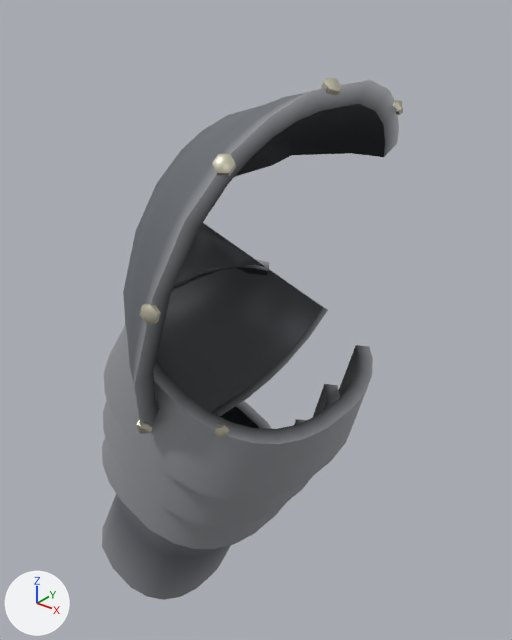
The glTF model www/proto3d/models/beth/equipment/generic_male/generic_male_plate_shoulder_R_lod1.glb as it was, and as the next commit left it.
Camera for both pictures: a 50 mm lens placed at (0.073, -0.446, 1.701), pointed at (-0.226, -0.073, 1.47). The axes (+X, +Y, +Z) are drawn at lower left. The lights are the same throughout. The picture after the commit comes second. Vertices at exactly the same position are counted once.

The first picture shows 'shoulder_R_lod1'.
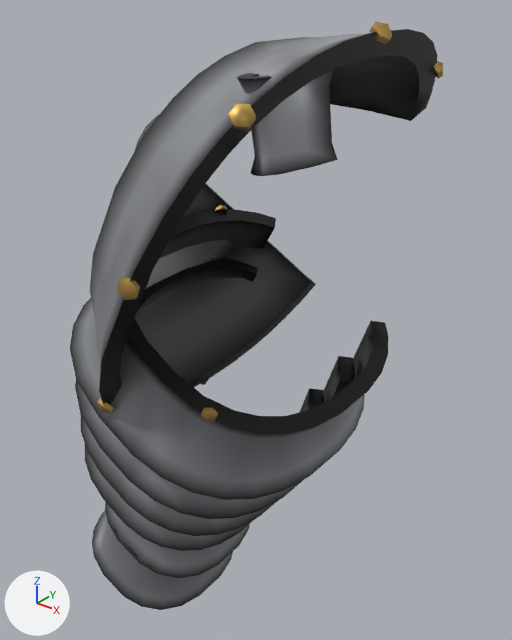
Boxes [x1, y1, x2, y2] around the edits, measured in the pictures (512 x 640 px; the box of a moved part takes in the faces that stretch with it):
'shoulder_R_lod1', reshaped (24% wider, 13% taller)
    before: [102, 78, 403, 600]
    after: [70, 22, 443, 610]
part 1 of me_shoulder_r_001, moved or reshaped
    before: [393, 99, 403, 115]
    after: [434, 61, 443, 79]
part 2 of me_shoulder_r_001, moved or reshaped
    before: [321, 78, 343, 96]
    after: [369, 22, 392, 44]
part 3 of me_shoulder_r_001, moved or reshaped
    before: [212, 154, 236, 176]
    after: [228, 103, 256, 130]
part 4 of me_shoulder_r_001, moved or reshaped
    before: [139, 304, 161, 324]
    after: [117, 277, 140, 300]
part 5 of me_shoulder_r_001, moved or reshaped
    before: [136, 420, 153, 434]
    after: [97, 398, 115, 413]
part 6 of me_shoulder_r_001, moved or reshaped (not visible before)
    after: [215, 205, 227, 212]
part 7 of me_shoulder_r_001, moved or reshaped
    before: [213, 424, 229, 438]
    after: [201, 407, 218, 422]
part 8 of me_shoulder_r_001, rebuilt (26% wider, 6% taller)
    before: [123, 80, 399, 433]
    after: [90, 29, 437, 405]
part 9 of me_shoulder_r_001, rebuilt
    before: [102, 401, 272, 600]
    after: [105, 502, 250, 578]
part 10 of me_shoulder_r_001, rebuilt (8% taller)
    before: [104, 259, 373, 501]
    after: [75, 257, 355, 519]
part 11 of me_shoulder_r_001, rebuilt
    before: [103, 384, 340, 527]
    after: [81, 388, 325, 536]
part 12 of me_shoulder_r_001, rebuilt
    before: [102, 419, 306, 549]
    after: [85, 379, 255, 551]
part 13 of me_shoulder_r_001, added
    after: [70, 210, 388, 500]
part 14 of me_shoulder_r_001, added
    after: [92, 511, 233, 610]
part 15 of me_shoulder_r_001, added
    after: [237, 69, 338, 176]

Diff of the bpy script that builds the scene:
```diff
--- a/www/proto3d/models/beth/equipment/generic_male/generic_male_plate_shoulder_R_lod1.glb.py
+++ b/www/proto3d/models/beth/equipment/generic_male/generic_male_plate_shoulder_R_lod1.glb.py
@@ me_shoulder_r_001 @@
 # used by ob_shoulder_r_lod1; location = (0.0, 0.0, 0.0)
-me_shoulder_r_001.from_pydata(...)  # 946 vertices, 1726 faces; spans x -0.373..-0.13, y -0.224..0.003, z 1.192..1.652
+me_shoulder_r_001.from_pydata(...)  # 1786 vertices, 3412 faces; spans x -0.38..-0.112, y -0.237..0.014, z 1.186..1.68
+# me_shoulder_r_001 part 1: the loose piece of 13 vertices spanning x -0.157..-0.146, y -0.028..-0.017, z 1.62..1.63 is scaled about its middle by (1.01, 1.06, 1.12), then moved by (0.019, 0.012, 0.024)
+# me_shoulder_r_001 part 2: the loose piece of 13 vertices spanning x -0.149..-0.138, y -0.116..-0.105, z 1.643..1.652 is multiplied about its middle by the matrix ((1.042, -0.079, 0.179), (0.083, 1.057, -0.015), (-0.177, 0.029, 1.045)), then moved by (0.026, 0.003, 0.028)
+# me_shoulder_r_001 part 3: the loose piece of 13 vertices spanning x -0.159..-0.148, y -0.193..-0.183, z 1.614..1.623 is moved by (0.019, -0.009, 0.026)
+# me_shoulder_r_001 part 4: the loose piece of 13 vertices spanning x -0.186..-0.175, y -0.224..-0.215, z 1.537..1.548 is moved by (0.0, -0.013, 0.019)
+# me_shoulder_r_001 part 5: the loose piece of 13 vertices spanning x -0.219..-0.208, y -0.205..-0.195, z 1.443..1.453 is multiplied about its middle by the matrix ((1.038, 0.209, -0.057), (-0.21, 1.039, -0.009), (0.054, 0.02, 1.058)), then moved by (-0.023, -0.009, 0.011)
+# me_shoulder_r_001 part 6: the loose piece of 13 vertices spanning x -0.271..-0.262, y -0.06..-0.051, z 1.499..1.509 is moved by (-0.006, -0.002, 0.038)
+# me_shoulder_r_001 part 7: the loose piece of 13 vertices spanning x -0.173..-0.163, y -0.184..-0.176, z 1.448..1.457 is moved by (0.003, -0.014, 0.02)
+# me_shoulder_r_001 part 8: the loose piece of 341 vertices spanning x -0.284..-0.143, y -0.219..0.003, z 1.403..1.648 is rebuilt with 415 vertices and now spans x -0.299..-0.117, y -0.233..0.014, z 1.413..1.676
+# me_shoulder_r_001 part 9: the loose piece of 123 vertices spanning x -0.373..-0.203, y -0.162..-0.03, z 1.192..1.377 is rebuilt with 167 vertices and now spans x -0.354..-0.219, y -0.158..-0.027, z 1.241..1.349
+# me_shoulder_r_001 part 10: the loose piece of 92 vertices spanning x -0.304..-0.13, y -0.194..-0.019, z 1.386..1.506 is rebuilt with 192 vertices and now spans x -0.33..-0.146, y -0.202..-0.012, z 1.361..1.503
+# me_shoulder_r_001 part 11: the loose piece of 90 vertices spanning x -0.318..-0.155, y -0.186..-0.023, z 1.347..1.462 is rebuilt with 191 vertices and now spans x -0.34..-0.17, y -0.191..-0.018, z 1.329..1.462
+# me_shoulder_r_001 part 12: the loose piece of 82 vertices spanning x -0.332..-0.18, y -0.177..-0.027, z 1.308..1.418 is rebuilt with 183 vertices and now spans x -0.35..-0.194, y -0.181..-0.024, z 1.296..1.421
+# me_shoulder_r_001 part 13: a new loose piece of 192 vertices spanning x -0.319..-0.122, y -0.212..-0.006, z 1.394..1.544, in mat_armor_steel_003
+# me_shoulder_r_001 part 14: a new loose piece of 168 vertices spanning x -0.38..-0.244, y -0.159..-0.022, z 1.186..1.295, in mat_armor_steel_003
+# me_shoulder_r_001 part 15: a new loose piece of 57 vertices spanning x -0.158..-0.127, y -0.186..-0.125, z 1.614..1.659, in mat_armor_steel_003
+# other edits to the shape of me_shoulder_r_001 do not show in these pictures
 me_shoulder_r_001.materials.append(mat_armor_steel_003)
```
